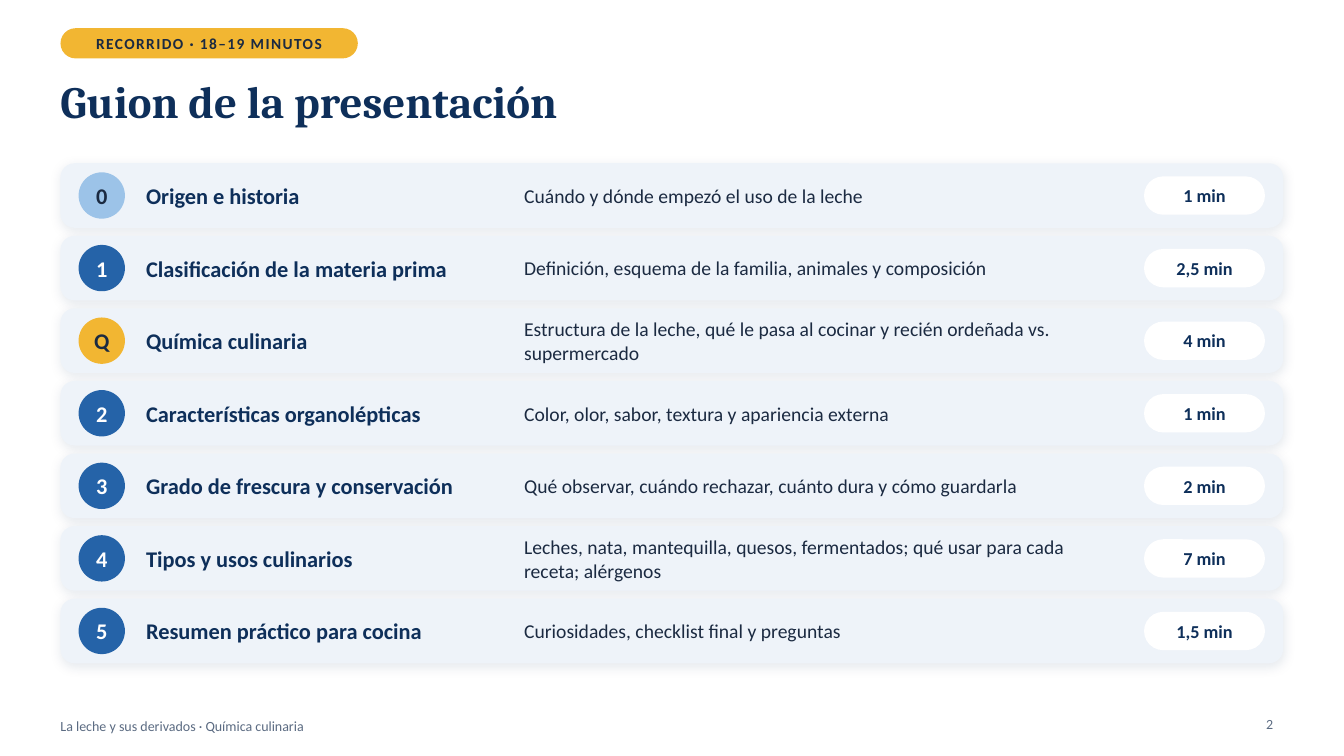
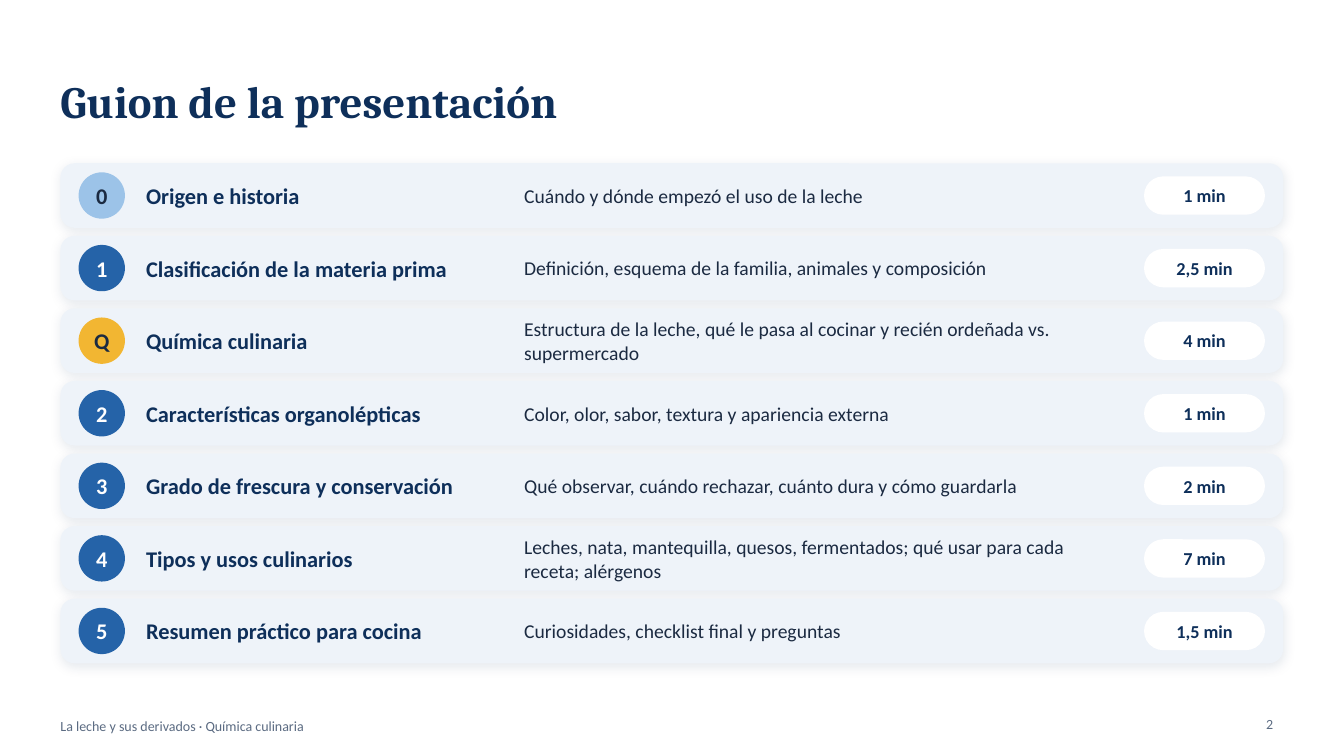
Before and after one commit to WhosErnest/YourFlyouts, a slide deck: slide 2 of presentacion-leche/La_leche_y_sus_derivados.pptx. Drawn at 1344x756 pixels with LibreOffice and Linux fonts; fonts in the diff are those of the drawing. Boxes give left, top, right and bottom in pixels: in the first picture for what was removed or moved away, otherwise in the second. Text is boxed around its words. In the diff, an @@ line names an element or a change of style, - is before the commit and + after.

```diff
--- a/presentacion-leche/La_leche_y_sus_derivados.pptx
+++ b/presentacion-leche/La_leche_y_sus_derivados.pptx
@@ rounded rectangle removed at box(60, 28, 358, 58) @@
@@ text removed at box(96, 38, 322, 49) @@
-RECORRIDO · 18–19 MINUTOS
```
Also in this commit, not shown: 1 other file.
